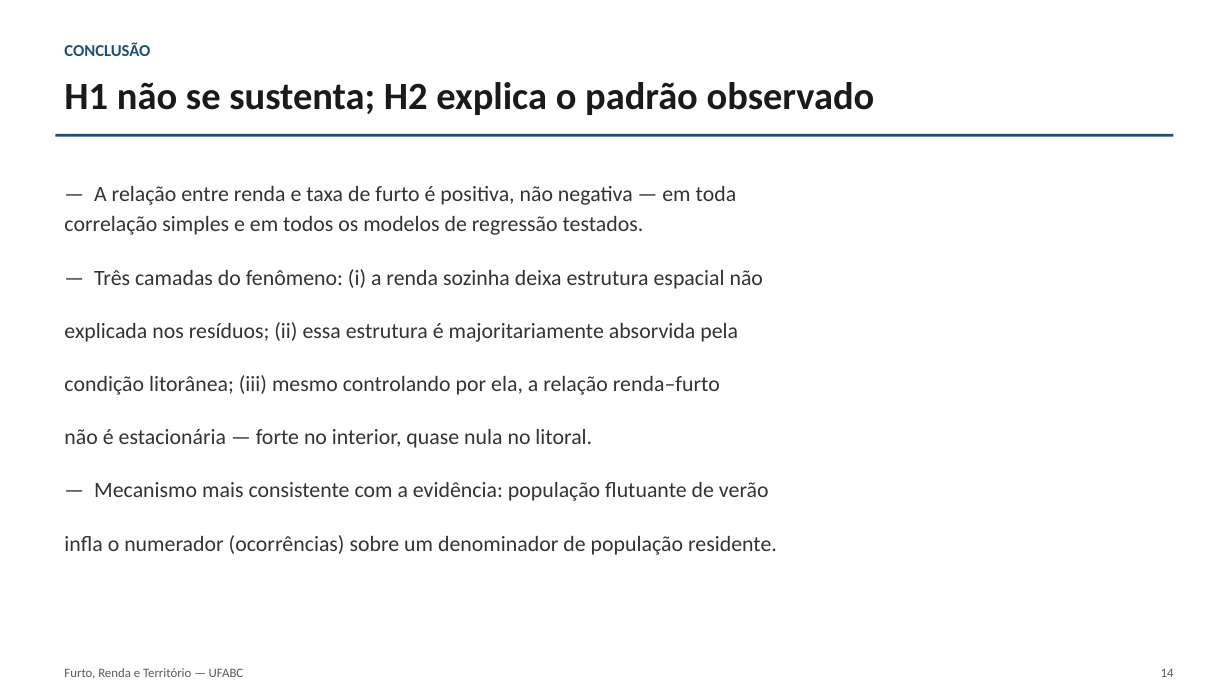
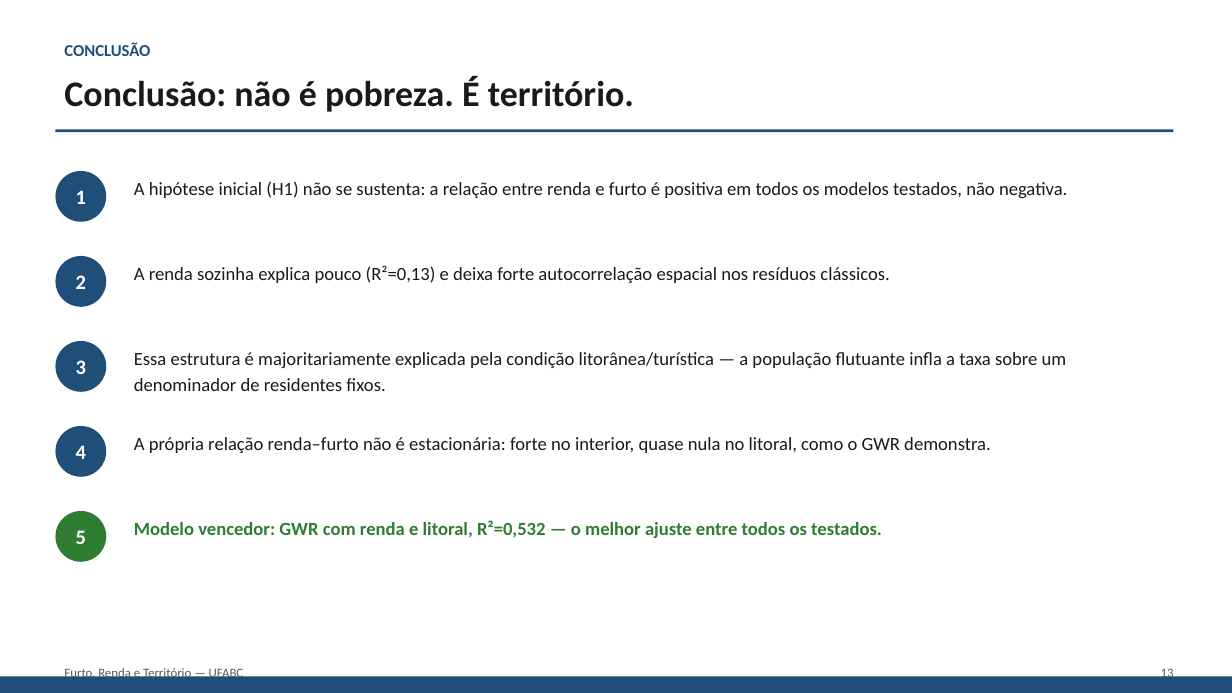
Before and after one commit to euusoujc/territory, a slide deck: slide 13 of slides/apresentacao_final.pptx (slide 14 before the commit). Drawn at 1232x693 pixels with LibreOffice and Linux fonts; fonts in the diff are those of the drawing. Boxes give left, top, right and bottom in pixels: in the first picture for what was removed or moved away, otherwise in the second. Text is boxed around its words. In the diff, an @@ line names an element or a change of style, - is before the commit and + after.

```diff
--- a/slides/apresentacao_final.pptx
+++ b/slides/apresentacao_final.pptx
@@ text at bbox=[64, 77, 634, 112]: text changed; size 30 to 28 pt @@
-H1 não se sustenta; H2 explica o padrão observado
+Conclusão: não é pobreza. É território.
@@ rectangle: place and size @@
-rectangle at bbox=[55, 134, 1174, 137]
+rectangle at bbox=[55, 129, 1174, 132]
@@ ellipse added at bbox=[55, 171, 106, 222], fill #1F4E79, 16 pt, text #FFFFFF, bold @@
+1
@@ text removed at bbox=[64, 186, 777, 555] @@
-— A relação entre renda e taxa de furto é positiva, não negativa — em toda
-correlação simples e em todos os modelos de regressão testados.
-— Três camadas do fenômeno: (i) a renda sozinha deixa estrutura espacial não
-explicada nos resíduos; (ii) essa estrutura é majoritariamente absorvida pela
-condição litorânea; (iii) mesmo controlando por ela, a relação renda–furto
-não é estacionária — forte no interior, quase nula no litoral.
-— Mecanismo mais consistente com a evidência: população flutuante de verão
-infla o numerador (ocorrências) sobre um denominador de população residente.
@@ text added at bbox=[134, 181, 1067, 198], 14.5 pt, text #1A1A1A @@
+A hipótese inicial (H1) não se sustenta: a relação entre renda e furto é positiva em todos os modelos testados, não negativa.
@@ ellipse added at bbox=[55, 256, 106, 307], fill #1F4E79, 16 pt, text #FFFFFF, bold @@
+2
@@ text added at bbox=[134, 265, 889, 283], 14.5 pt, text #1A1A1A @@
+A renda sozinha explica pouco (R²=0,13) e deixa forte autocorrelação espacial nos resíduos clássicos.
@@ ellipse added at bbox=[55, 341, 106, 392], fill #1F4E79, 16 pt, text #FFFFFF, bold @@
+3
@@ text added at bbox=[134, 352, 1067, 391], 14.5 pt, text #1A1A1A @@
+Essa estrutura é majoritariamente explicada pela condição litorânea/turística — a população flutuante infla a taxa sobre um denominador de residentes fixos.
@@ ellipse added at bbox=[55, 426, 106, 477], fill #1F4E79, 16 pt, text #FFFFFF, bold @@
+4
@@ text added at bbox=[134, 437, 991, 453], 14.5 pt, text #1A1A1A @@
+A própria relação renda–furto não é estacionária: forte no interior, quase nula no litoral, como o GWR demonstra.
@@ ellipse added at bbox=[55, 511, 106, 562], fill #2E7D32, 16 pt, text #FFFFFF, bold @@
+5
@@ text added at bbox=[134, 520, 882, 538], 14.5 pt, text #2E7D32, bold @@
+Modelo vencedor: GWR com renda e litoral, R²=0,532 — o melhor ajuste entre todos os testados.
@@ rectangle added at bbox=[0, 677, 1232, 693], fill #1F4E79 @@
@@ text at bbox=[1161, 669, 1174, 681]: text changed @@
-14
+13
```
Also in this commit, not shown: 7 other slides changed, 5 slides added, 7 slides removed, 3 other files.
